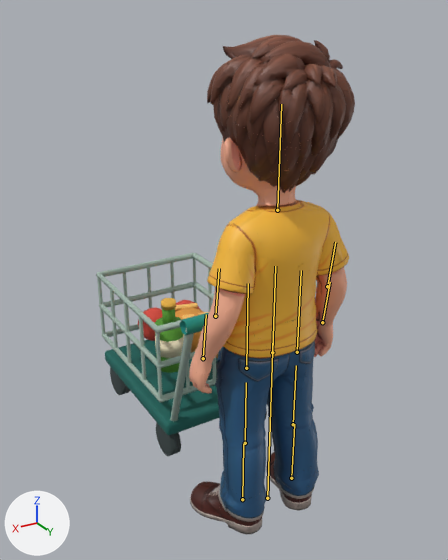
The FBX model unity/CheckoutSimulator/Assets/Art/Characters/Meshy/Customer_05.fbx as it was, and as the next commit left it.
The view is the same before and after, from a 50 mm lens placed at (1.56, 2.14, 2.42), pointed at (-0.04, -0.52, 1.09). Every picture has the same lights, and +X, +Y and +Z are marked at lower left. The picture after the commit comes second. Both versions are drawn at frame 1 of the action 'Customer_05_Rig|Customer_05_Rig|Walking'; the numbers are the values there. The bones that change, and the others that lie on the model, are drawn over the model as lines.

Names of what the first picture shows: 'Customer_05_Body', 'Customer_05_Prop'.
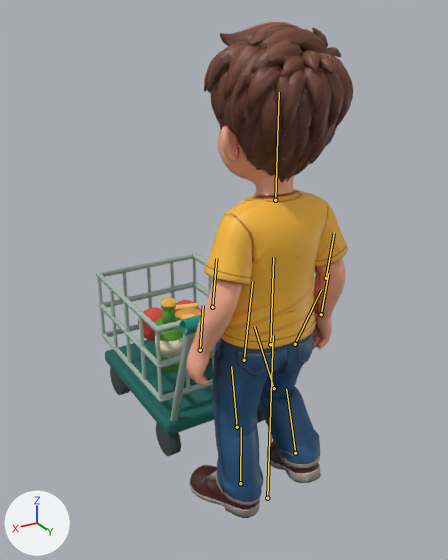
What differs and where, as boxes [x1, y1, x2, y2] in the pictures (448 x 560 px):
'Customer_05_Body', posed
    before: [189, 35, 355, 535]
    after: [186, 22, 353, 518]
bone 'Torso', root to tip
    before: (272, 352) to (275, 266)
    after: (270, 344) to (273, 257)
bone 'Thigh_L', root to tip
    before: (297, 352) to (301, 270)
    after: (295, 344) to (321, 289)
bone 'Shin_L', root to tip
    before: (293, 424) to (296, 365)
    after: (274, 388) to (254, 326)
bone 'Foot_L', root to tip
    before: (291, 478) to (294, 424)
    after: (295, 453) to (286, 389)
bone 'Thigh_R', root to tip
    before: (246, 368) to (248, 283)
    after: (244, 360) to (252, 281)
bone 'Shin_R', root to tip
    before: (245, 443) to (246, 382)
    after: (237, 427) to (231, 366)
bone 'Foot_R', root to tip
    before: (242, 499) to (243, 444)
    after: (240, 483) to (241, 427)

The edits, one by one:
Bone 'Torso' (bone_torso) moves from (0.0, -0.054, 0.0) to (0.014, -0.006, 0.0).
Bone 'Thigh_L' (bone_thigh_l) turns from (0, 0, 0) to (-28, 1, -6) degrees about its own x, y and z.
Bone 'Shin_L' (bone_shin_l) turns from (0, 0, 0) to (68, -6, 7) degrees about its own x, y and z.
Bone 'Foot_L' (bone_foot_l) turns from (0, 0, 0) to (-23, 7, -7) degrees about its own x, y and z.
Bone 'Thigh_R' (bone_thigh_r) turns from (0, 0, 0) to (-9, 1, -1) degrees about its own x, y and z.
Bone 'Shin_R' (bone_shin_r) turns from (0, 0, 0) to (12, 0, -2) degrees about its own x, y and z.
Bone 'Foot_R' (bone_foot_r) turns from (0, 0, 0) to (-3, -4, 4) degrees about its own x, y and z.
